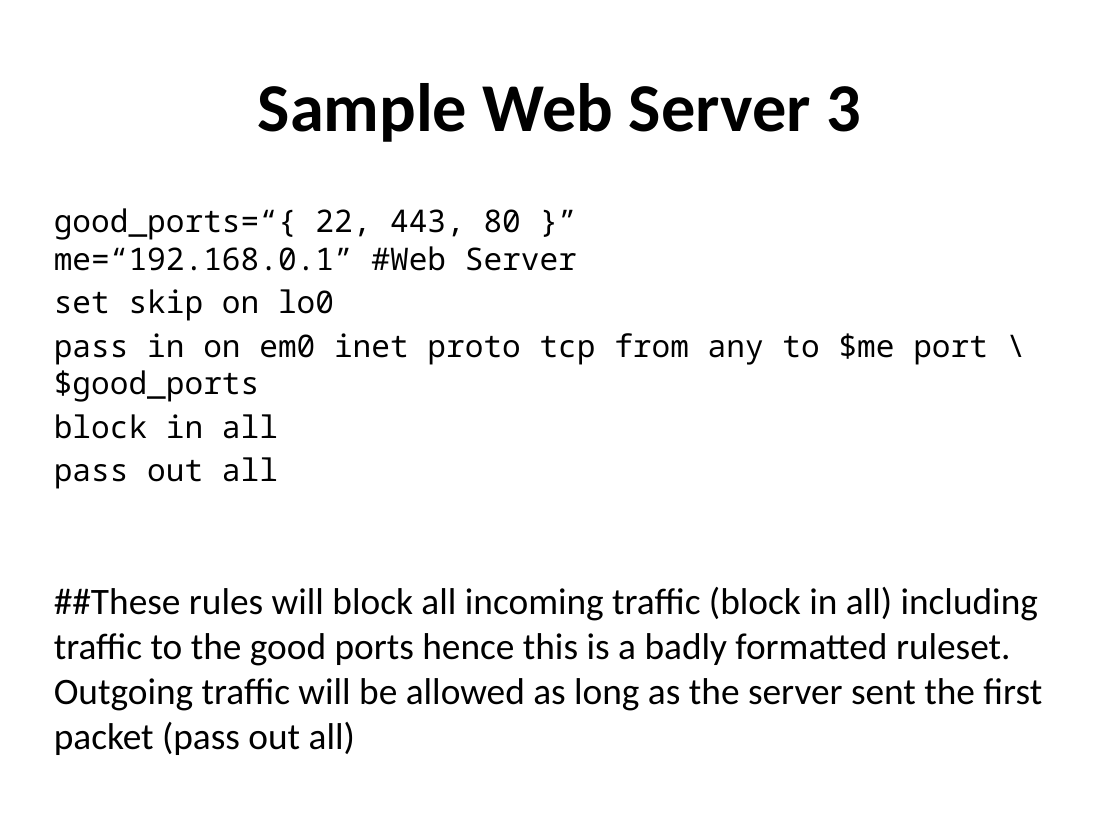
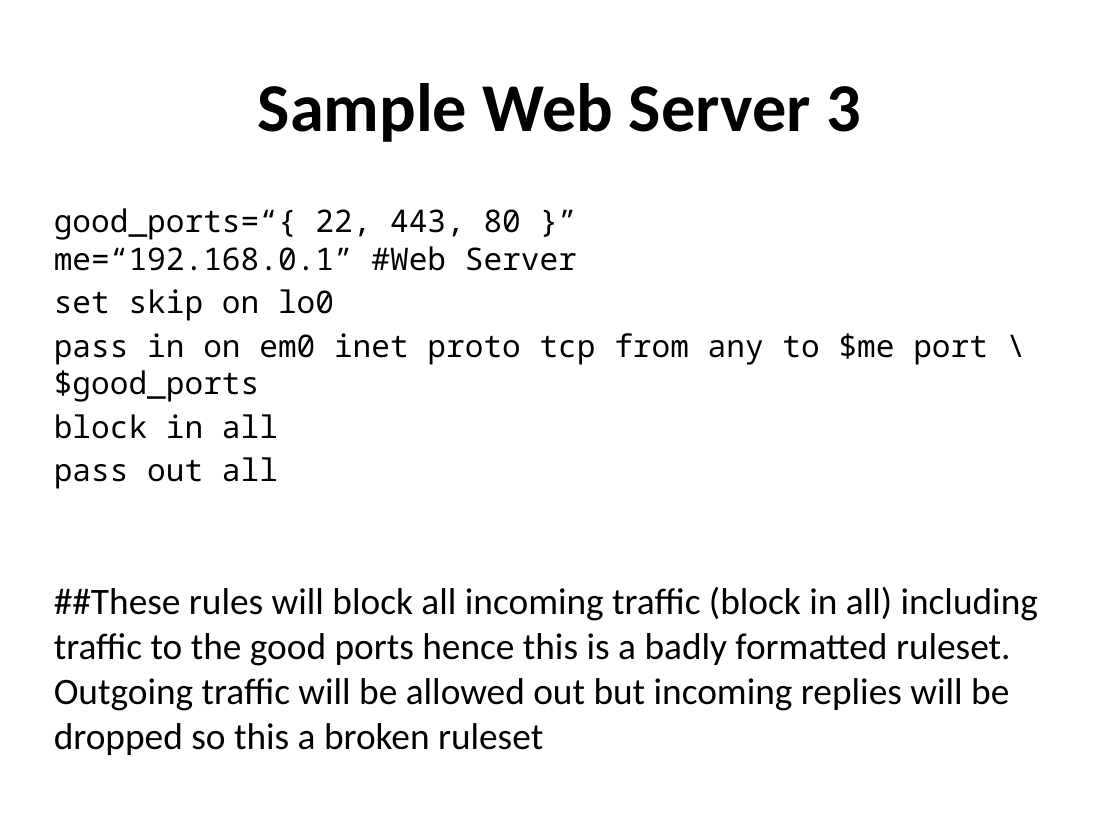
Before and after one commit to afnog/sse, a slide deck: slide 28 of firewalls/Firewalling in FreeBSD-v1.pptx (slide 29 before the commit). Drawn at 1120x840 pixels with LibreOffice and Linux fonts; fonts in the diff are those of the drawing. Boxes give left, top, right and bottom in pixels: in the first picture for what was removed or moved away, otherwise in the second. Text is boxed around its words. In the diff, an @@ line names an element or a change of style, - is before the commit and + after.

```diff
--- a/firewalls/Firewalling in FreeBSD-v1.pptx
+++ b/firewalls/Firewalling in FreeBSD-v1.pptx
@@ text at <box>54,587,1038,755</box>: text changed @@
-##These rules will block all incoming traffic (block in all) including traffic to the good ports hence this is a badly formatted ruleset. Outgoing traffic will be allowed as long as the server sent the first packet (pass out all)
+##These rules will block all incoming traffic (block in all) including traffic to the good ports hence this is a badly formatted ruleset. Outgoing traffic will be allowed out but incoming replies will be dropped so this a broken ruleset
```
Also in this commit, not shown: 2 other slides changed.
